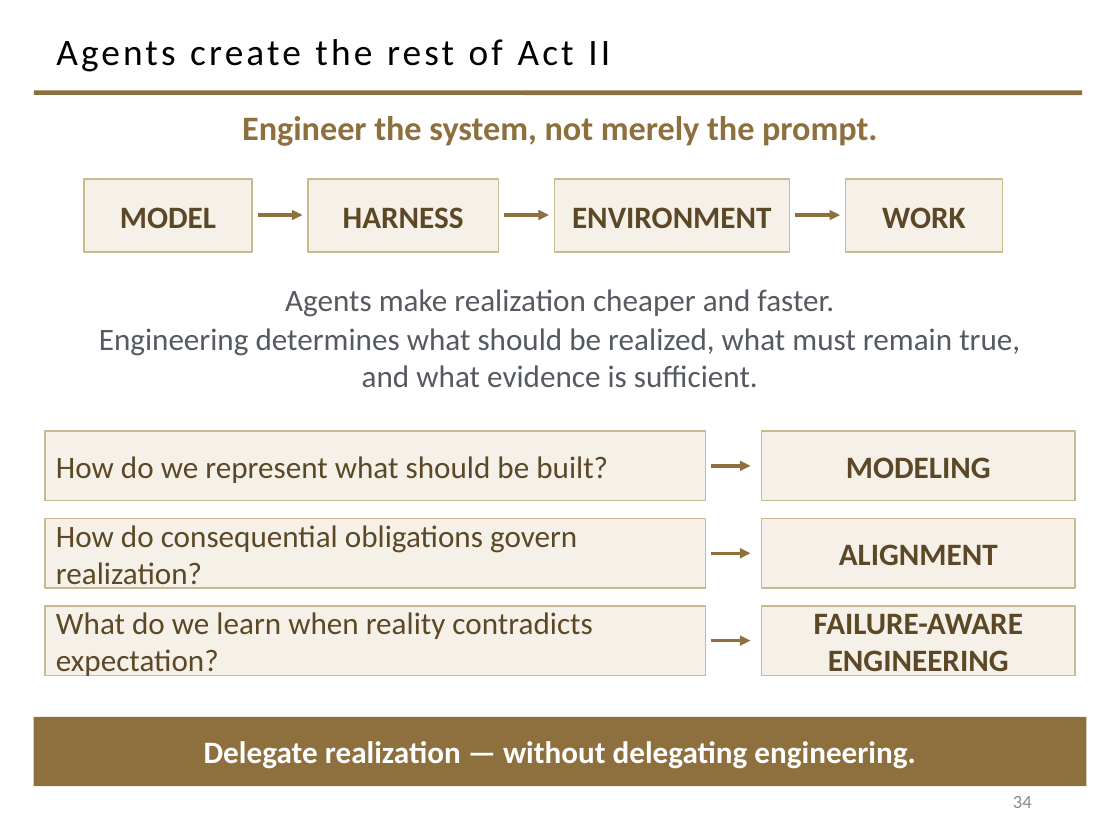
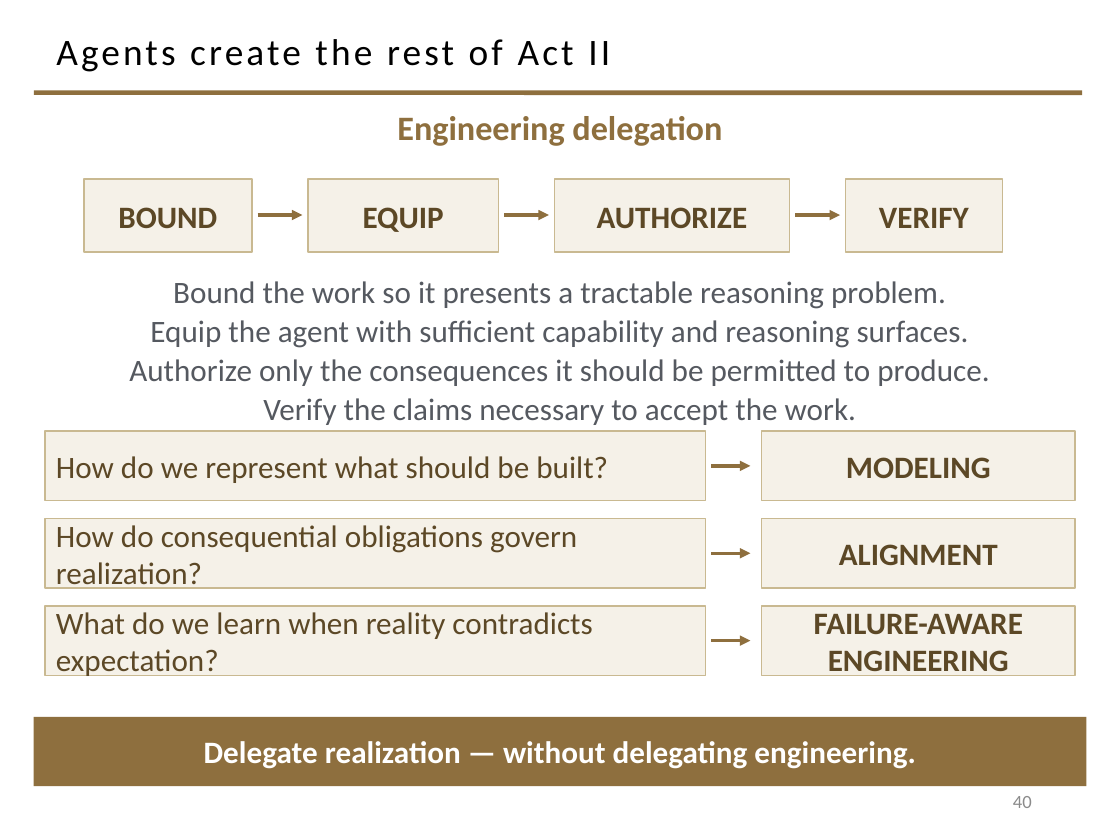
Before and after one commit to davisjam/model-based-agentic-software-engineering, a slide deck: slide 40 of course/lectures/act-2-building-systems-and-governing-changes/01-agent-levers/2-1-Agents.pptx (slide 34 before the commit). Drawn at 1120x840 pixels with LibreOffice and Linux fonts; fonts in the diff are those of the drawing; background and template pictures are left out. Boxes give left, top, right and bottom in pixels: in the first picture for what was removed or moved away, otherwise in the second. Text is boxed around its words. In the diff, an @@ line names an element or a change of style, - is before the commit and + after.

```diff
--- a/course/lectures/act-2-building-systems-and-governing-changes/01-agent-levers/2-1-Agents.pptx
+++ b/course/lectures/act-2-building-systems-and-governing-changes/01-agent-levers/2-1-Agents.pptx
@@ text at <box>397,116,722,146</box>: text changed @@
-Engineer the system, not merely the prompt.
+Engineering delegation
@@ text in rectangle at <box>118,207,217,228</box>: text changed @@
-MODEL
+BOUND
@@ text in rectangle at <box>363,207,444,232</box>: text changed @@
-HARNESS
+EQUIP
@@ text in rectangle at <box>597,207,748,228</box>: text changed @@
-ENVIRONMENT
+AUTHORIZE
@@ text in rectangle at <box>879,208,969,228</box>: text changed @@
-WORK
+VERIFY
@@ text at <box>129,281,989,425</box>: text changed @@
-Agents make realization cheaper and faster.
-Engineering determines what should be realized, what must remain true,
-and what evidence is sufficient.
+Bound the work so it presents a tractable reasoning problem.
+Equip the agent with sufficient capability and reasoning surfaces.
+Authorize only the consequences it should be permitted to produce.
+Verify the claims necessary to accept the work.
@@ page number at <box>1013,796,1032,808</box>: text changed @@
-34
+40
```
Also in this commit, not shown: 14 other slides changed, 6 slides added.
